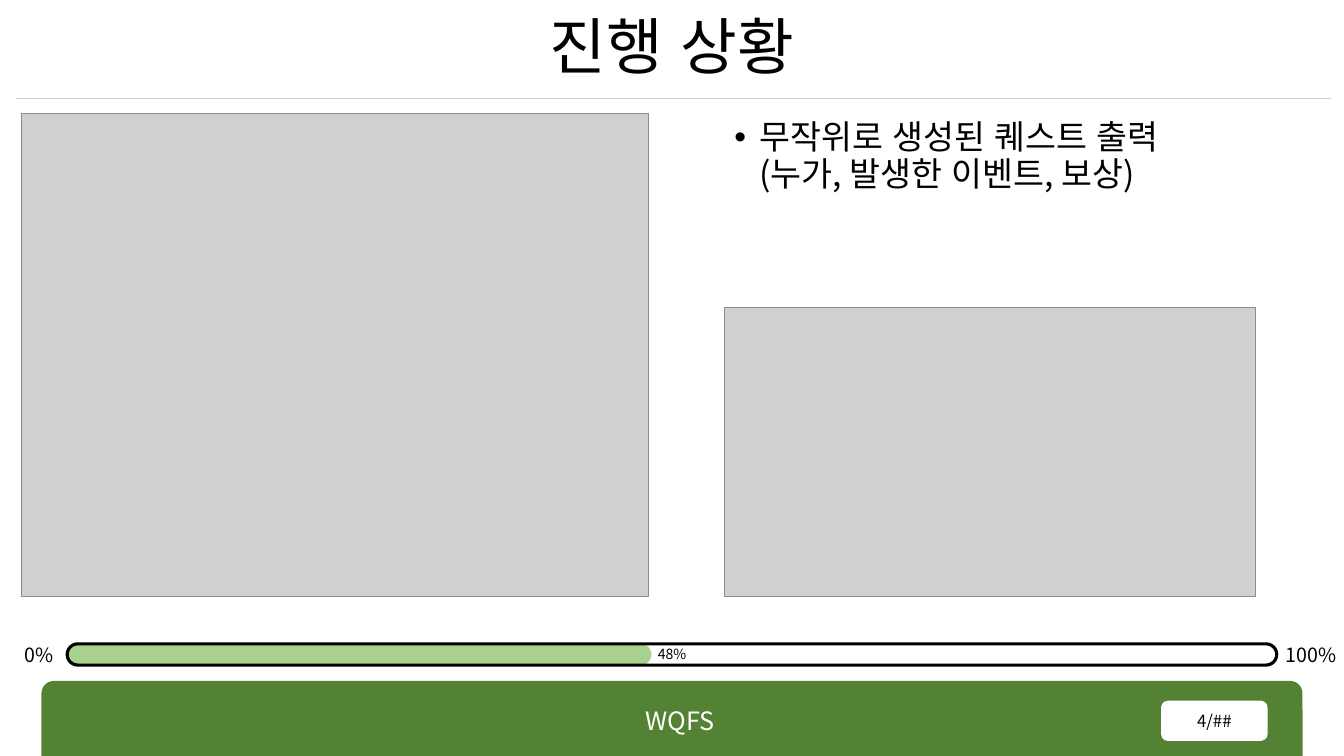
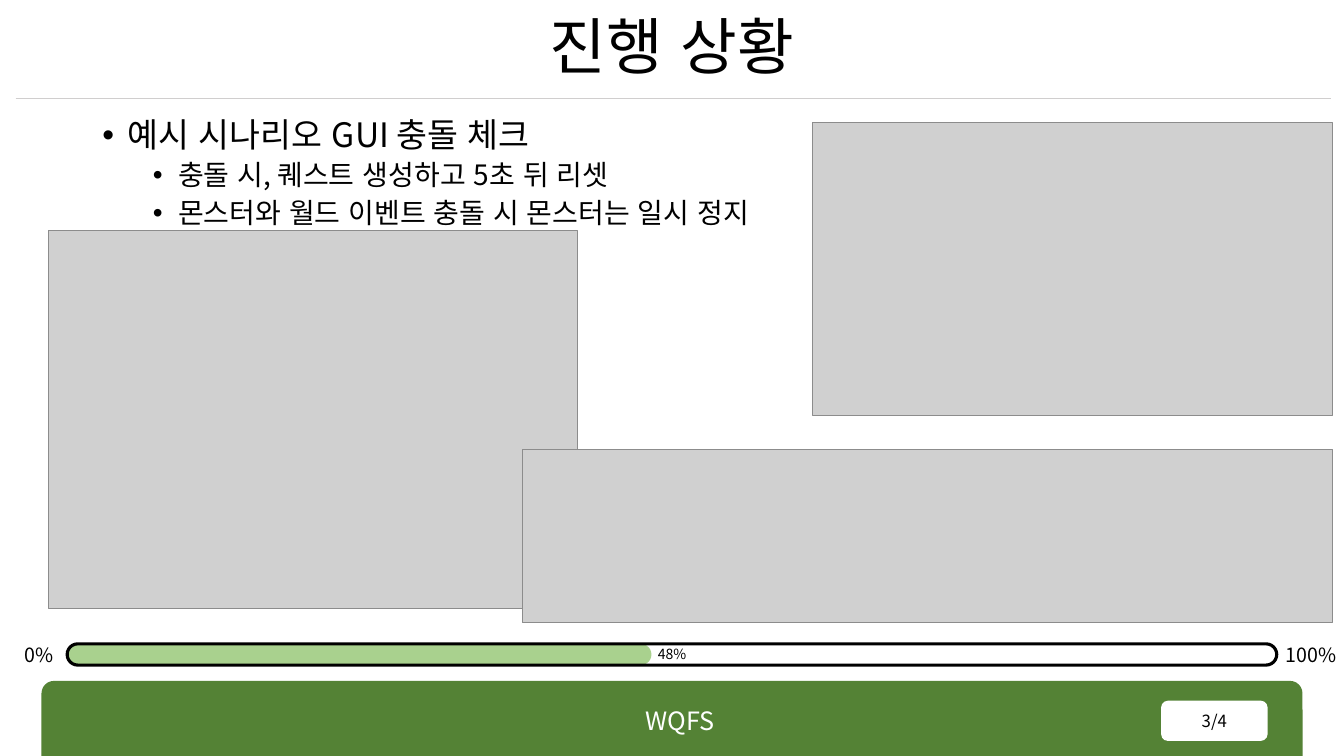
Before and after one commit to rennOobayashi/WQFS, a slide deck: slide 3 of WQFS.pptx (slide 4 before the commit). Drawn at 1344x756 pixels with LibreOffice and Linux fonts; fonts in the diff are those of the drawing; grey boxes stand for pictures. Boxes give left, top, right and bottom in pixels: in the first picture for what was removed or moved away, otherwise in the second. Text is boxed around its words. In the diff, an @@ line names an element or a change of style, - is before the commit and + after.

```diff
--- a/WQFS.pptx
+++ b/WQFS.pptx
@@ text added at <box>128,119,749,231</box>, 20 pt, text #000000 @@
+• 예시 시나리오 GUI 충돌 체크
+  • 충돌 시, 퀘스트 생성하고 5초 뒤 리셋
+  • 몬스터와 월드 이벤트 충돌 시 몬스터는 일시 정지
@@ text removed at <box>760,121,1159,193</box> @@
-• 무작위로 생성된 퀘스트 출력
-  (누가, 발생한 이벤트, 보상)
@@ picture added at <box>813,123,1333,415</box> @@
@@ picture: place and size @@
-picture at <box>21,114,649,597</box>
+picture at <box>48,230,578,608</box>
@@ picture removed at <box>725,308,1256,597</box> @@
@@ picture added at <box>522,450,1333,623</box> @@
@@ page number at <box>1202,713,1227,730</box>: text changed @@
-4/##
+3/4
```
Also in this commit, not shown: 3 other slides changed, 1 slide removed, 2 other files.
